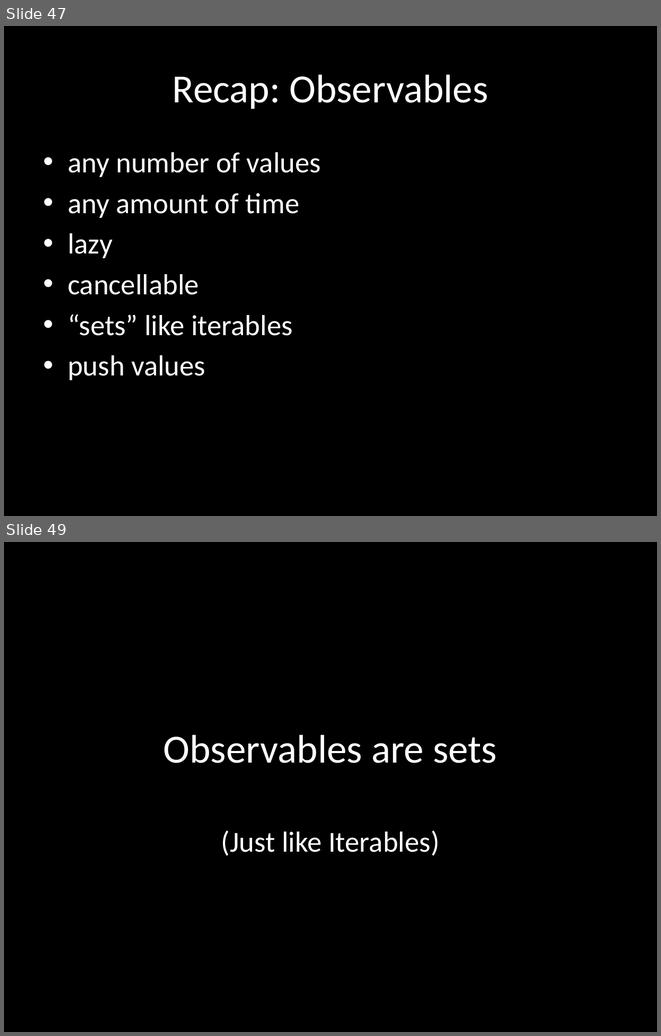
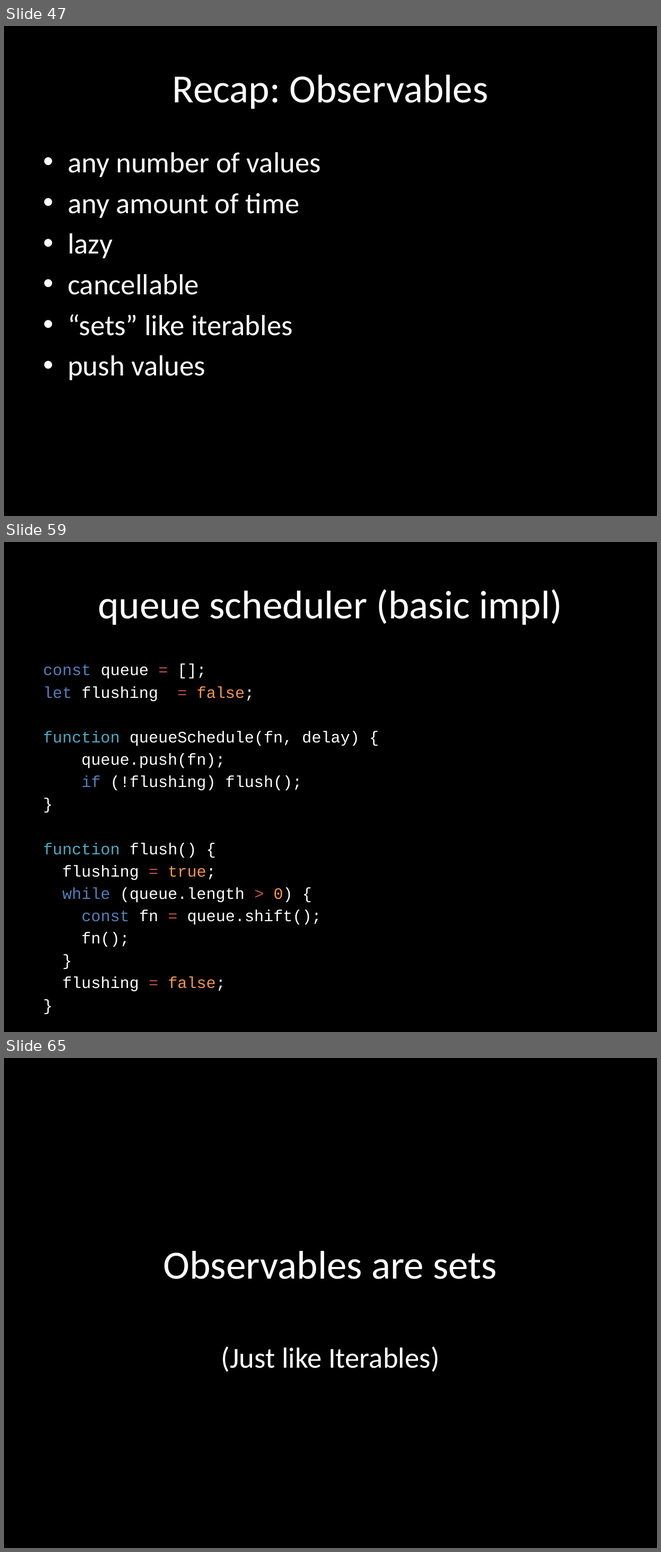
Before and after one commit to benlesh/rxjs-workshop-angular, a slide deck: rxjs-workshop.pptx. Shown one above the other, each under a label of ours: slides 47 and 49 before the commit, slides 47, 59 and 65 after it; the slides between them are not shown. The pictures are 661x1036 and 661x1552 pixels, drawn with LibreOffice and Linux fonts; fonts in the diff are those of the drawing. Boxes give left, top, right and bottom in pixels: in the first picture for what was removed or moved away, otherwise in the second. Text is boxed around its words. In the diff, an @@ line names an element or a change of style, - is before the commit and + after.

```diff
--- a/rxjs-workshop.pptx
+++ b/rxjs-workshop.pptx
@@ slide 59 added at (4,542,657,1032), background #000000 @@
@@ title added at (98,589,562,625), 44 pt, text #FFFFFF @@
+queue scheduler (basic impl)
@@ text added at (43,664,359,947), 17.6 pt, text #FFFFFF @@
+const queue = [];
+let flushing = false;
+function queueSchedule(fn, delay) {
+queue.push(fn);
+if (!flushing) flush();
+}
+function flush() {
+flushing = true;
+while (queue.length > 0) {
+const fn = queue.shift();
+fn();
+}
+flushing = false;
+}
@@ what was slide 49 is now slide 65 @@
```
Also in this commit, not shown: 2 slides changed, 15 other slides added.
